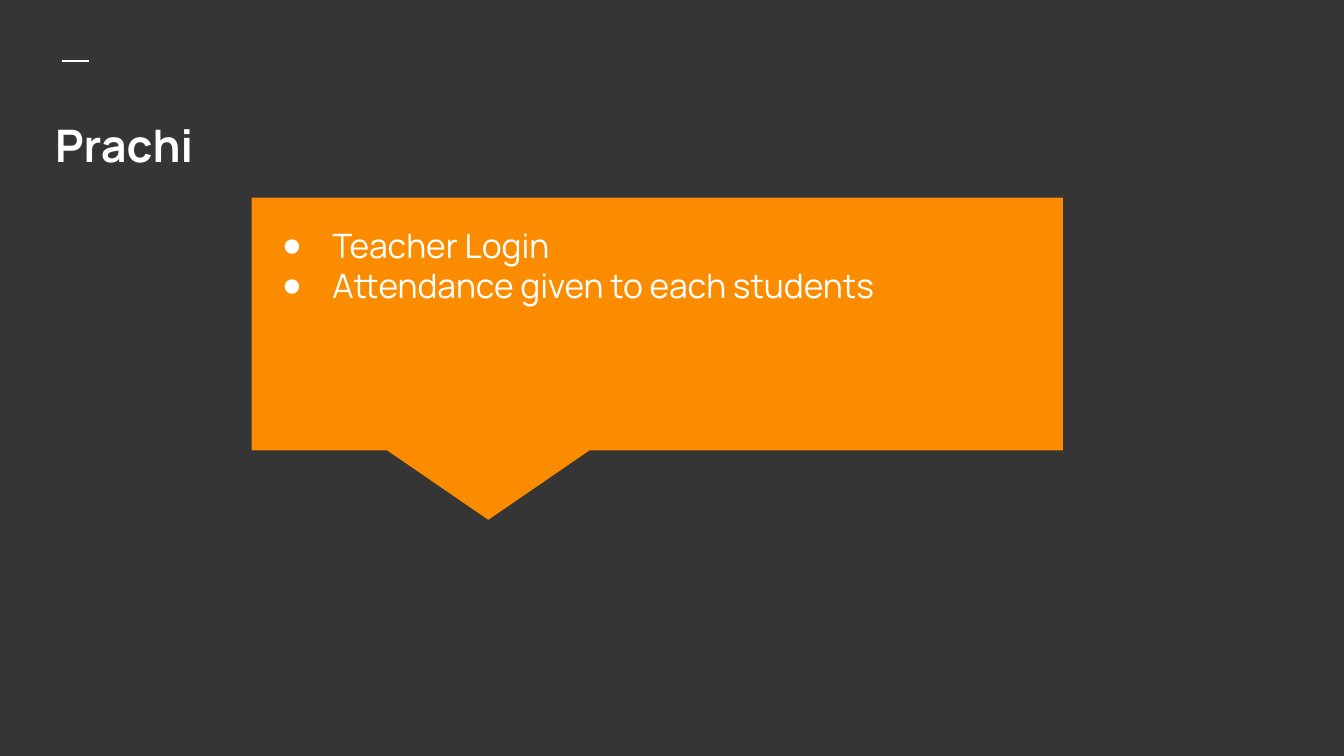
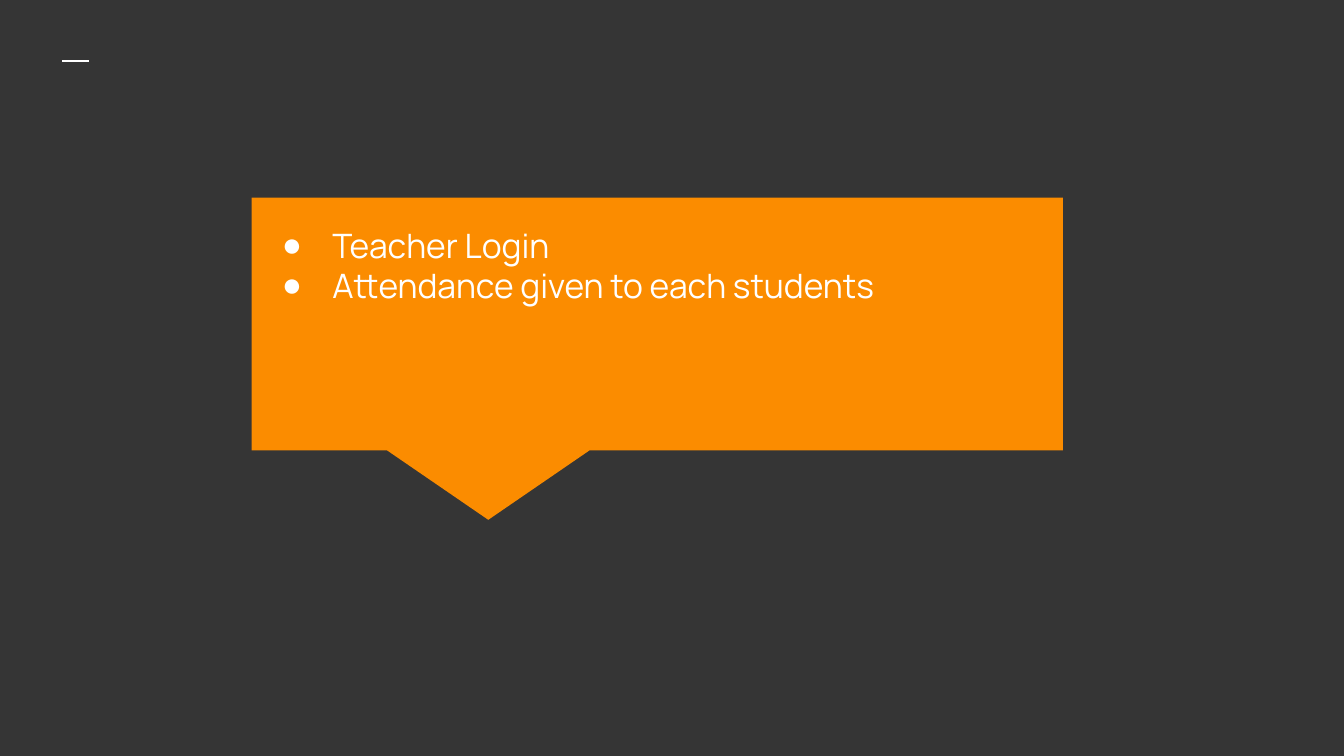
Before and after one commit to sid3555/Attendance_Management_System, a slide deck: slide 7 of Presentation PPT/Attendance Ppt.pptx. Drawn at 1344x756 pixels with LibreOffice and Linux fonts; fonts in the diff are those of the drawing. Boxes give left, top, right and bottom in pixels: in the first picture for what was removed or moved away, otherwise in the second. Text is boxed around its words. In the diff, an @@ line names an element or a change of style, - is before the commit and + after.

```diff
--- a/Presentation PPT/Attendance Ppt.pptx
+++ b/Presentation PPT/Attendance Ppt.pptx
@@ title removed at box(55, 129, 193, 163) @@
-Prachi
```
Also in this commit, not shown: 3 other slides changed.
